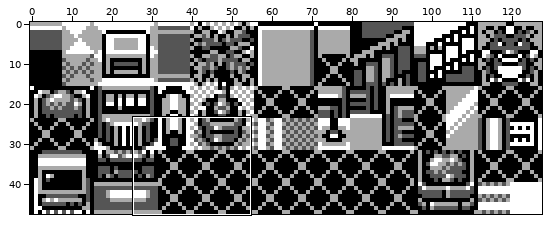
Two states of a sprite sheet, gfx/tilesets/gate.png. Above: a wide view before the commit, with the close-up outlined.
Close-up. As it was:
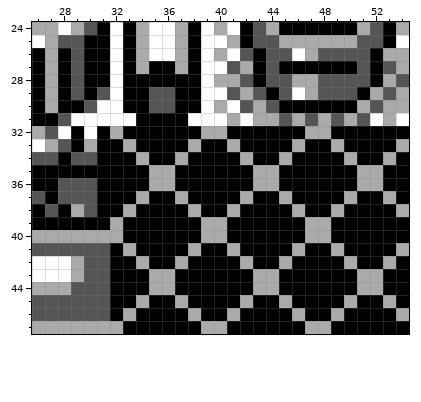
The file is 128x48 pixels. Shown: x 26..54, y 24..47.
New version:
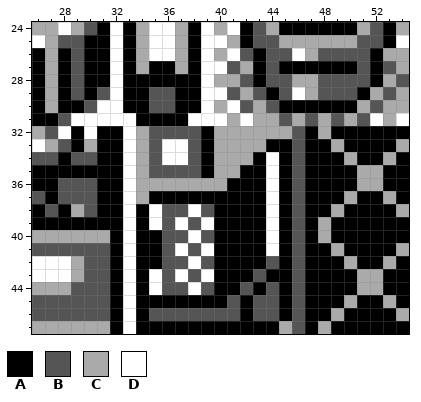
Palette (. is transparent): A #000000  B #555555  C #aaaaaa  D #ffffff
The author wrote: more route gate adjustments
Changes in this commit:
y 32: x 32..39 CAAAAAAC -> ADCBBBBA; x 41..47 AAAAAAC -> CCCCCBA
y 33: x 33..38 CAAAAC -> DCBDDB; x 40 A -> C; x 42..43 AA -> CC; x 46 C -> B
y 34: x 33 A -> D; x 35..38 AACA -> BDDB; x 40..41 AA -> CC; x 44..46 ACA -> DAB
y 35: x 33..38 AACCAA -> DCBBBB; x 40..41 AA -> CC; x 43..44 CC -> AD; x 46 A -> B
y 36: x 33..34 AA -> DC; x 37..40 AAAA -> CCCC; x 43..44 CC -> AD; x 46 A -> B
y 37: x 33 A -> D; x 37 C -> A; x 42 C -> A; x 44..46 ACA -> DAB
y 38: x 33 C -> D; x 35..39 AAACA -> DBBDB; x 41 C -> A; x 44 A -> D; x 46 C -> B
y 39: x 32..33 CA -> AD; x 35..40 AAAACC -> DBDBDA; x 44 A -> D; x 46..47 AC -> BA
y 40: x 32..33 CA -> AD; x 36..40 AAACC -> BBDBA; x 44 A -> D; x 46..47 AC -> BA
y 41: x 33 C -> D; x 36..39 AACA -> BDBD; x 41 C -> A; x 44 A -> D; x 46 C -> B
y 42: x 33..34 AC -> DA; x 36..39 ACAA -> BBDB; x 42 C -> A; x 44..46 ACA -> BAB
y 43: x 33 A -> D; x 35..39 CCAAA -> DBDBD; x 43..44 CC -> BA; x 46 A -> B
y 44: x 33 A -> D; x 35..39 CCAAA -> DBBDB; x 42..44 ACC -> BAB; x 46 A -> B
y 45: x 33..34 AC -> DA; x 37 C -> A; x 41..46 ACAACA -> BABBAB
y 46: x 33 C -> D; x 35..41 AAACAAC -> BBBBBBB; x 43..44 AA -> BB; x 46 C -> B
y 47: x 32..33 CA -> AD; x 39..40 CC -> AA; x 45..47 AAC -> CBA
Pixel boxes of the changes (left, top, right, bottom) in both close-ups:
changed: (110, 126, 318, 334)
